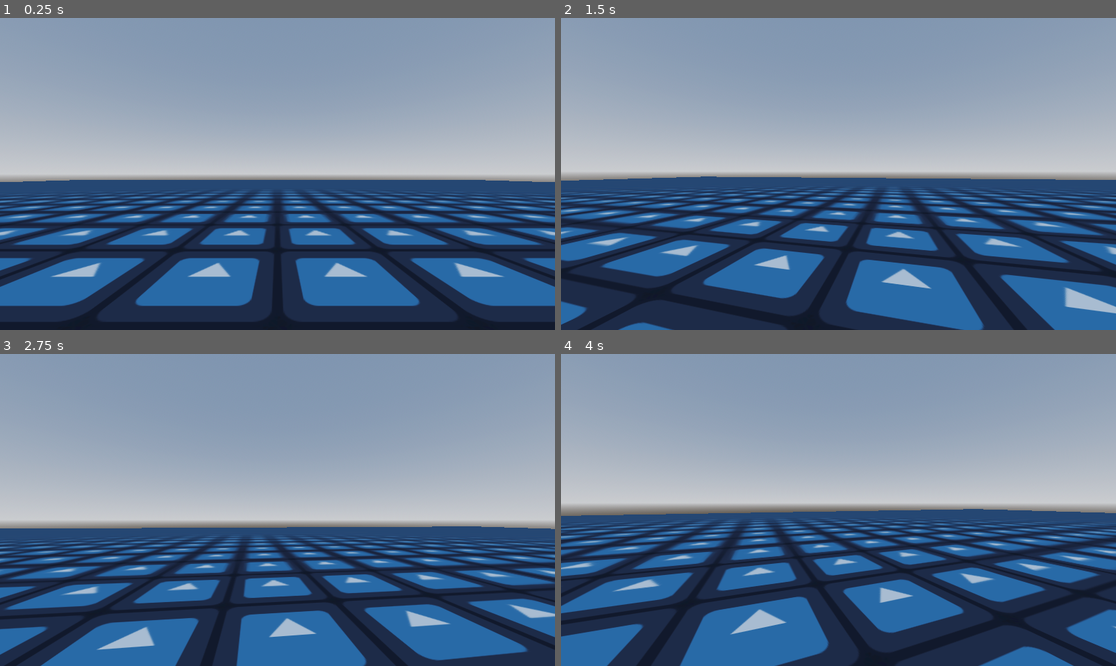
Above: before the commit, frames 1-4 (two rows, left to right).
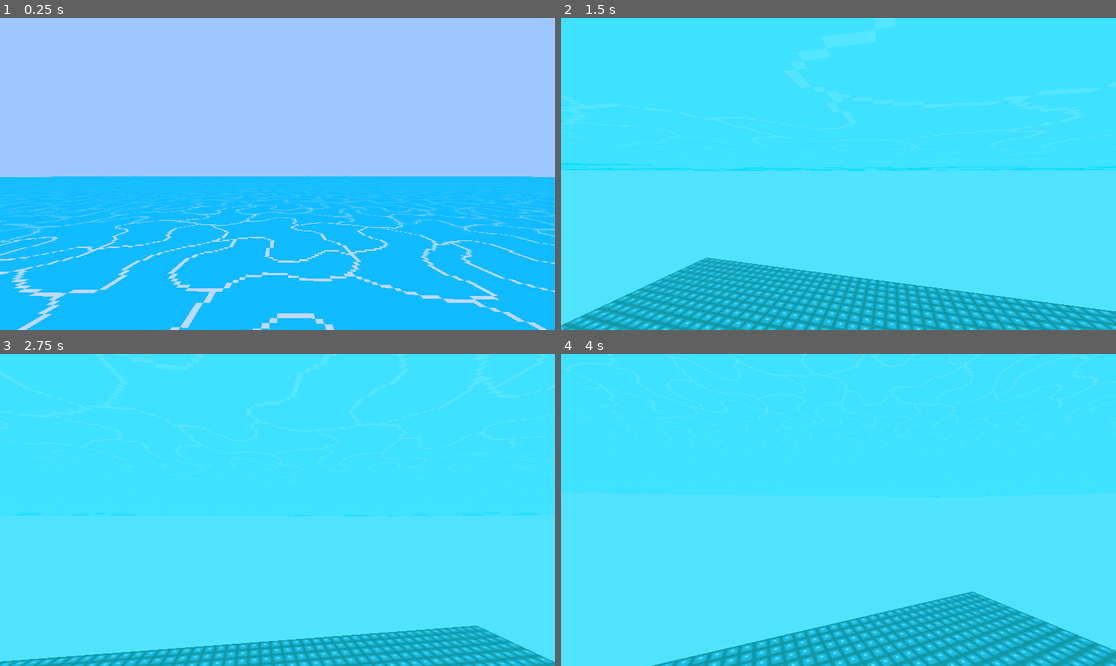
Above: after the commit, the same moments.

Repository: UglyDucklingGames/GameOff2025
Game: Godot game, scene res://scenes/main.tscn
Two runs of this game, one before a commit and one after it. Both use one fixed random seed, a clock stepped at 60 frames per second and the inputs below. The engine's default icon, where the game draws it, is replaced by a stand-in: a white triangle on a blue panel in a dark square.
Inputs (mouse positions are in pixels of both pictures, inside the frame that each line leads up to):
- Up to frame 1 (0.25 s): no input
- Up to frame 2 (1.5 s): move the mouse to (866, 174) at 0.52 s; hold W (move_forward) from 0.53 s (still down); move the mouse to (810, 174) at 1.27 s
- Up to frame 3 (2.75 s): keep holding W (move_forward); move the mouse to (288, 503) at 2.02 s
- Up to frame 4 (4 s): keep holding W (move_forward); move the mouse to (832, 516) at 2.77 s; move the mouse to (877, 513) at 3.52 s

The runs differ from the first frame. In frame 1, 100% of the frame differs, in the area x 0-100%, y 0-100%; in frame 2, 100%; in frame 3, 100%; in frame 4, 100%.

Commit message:
Sky and Water Surface Improvements
Added sky with future potential for day/night cycle.

Added water surface which can be breached.

Diff:
--- /dev/null
+++ b/effects/shaders/sky.gdshader
@@ -0,0 +1,8 @@
+shader_type sky;
+
+uniform sampler2D colour_gradient: source_color, filter_linear, repeat_disable;
+uniform float day_progress: hint_range(0.0, 1.0, 0.01) = 0.1;
+
+void sky() {
+	COLOR = texture(colour_gradient, vec2(day_progress, 0.0)).rgb;
+}
--- /dev/null
+++ b/effects/shaders/sky_material.tres
@@ -0,0 +1,15 @@
+[gd_resource type="ShaderMaterial" load_steps=4 format=3 uid="uid://lmb1emrrrrsu"]
+
+[ext_resource type="Shader" uid="uid://b2gagcurclva3" path="res://effects/shaders/sky.gdshader" id="1_8hsv0"]
+
+[sub_resource type="Gradient" id="Gradient_0wfyh"]
+offsets = PackedFloat32Array(0, 0.05691057, 0.25203252, 0.43495935, 0.49186993, 0.55284554, 0.93495935, 1)
+colors = PackedColorArray(1, 0.36078432, 0.88235295, 1, 0.62352943, 0.78039217, 1, 1, 0.62352943, 0.78039217, 1, 1, 0.62352943, 0.78039217, 1, 1, 1, 0.36078432, 0.88235295, 1, 0.14509805, 0.011764706, 0.43137255, 1, 0.14509805, 0.011764706, 0.43137255, 1, 1, 0.36078432, 0.88235295, 1)
+
+[sub_resource type="GradientTexture1D" id="GradientTexture1D_sugp2"]
+gradient = SubResource("Gradient_0wfyh")
+
+[resource]
+shader = ExtResource("1_8hsv0")
+shader_parameter/colour_gradient = SubResource("GradientTexture1D_sugp2")
+shader_parameter/day_progress = 0.1499999966472
--- /dev/null
+++ b/effects/shaders/water.gdshader
@@ -0,0 +1,24 @@
+shader_type spatial;
+render_mode specular_disabled, cull_disabled, diffuse_lambert, world_vertex_coords;
+
+uniform sampler2D tex: source_color, filter_nearest_mipmap;
+uniform vec2 uv_scale = vec2(1.0, 1.0);
+uniform float amplitude = 1.0;
+uniform float frequency = 1.0;
+uniform float scale = 1.0;
+
+void vertex() {
+	VERTEX.y = (sin(VERTEX.x*scale + TIME*frequency) + cos(VERTEX.z*scale + TIME*frequency)) * amplitude;
+}
+
+void fragment() {
+	if (FRONT_FACING)
+	{
+		ALPHA = 1.0;
+	}
+	else
+	{
+		ALPHA = 0.25;
+	}
+	ALBEDO = texture(tex, UV * uv_scale).rgb;
+}
--- a/objects/entities/player/player_controller.gd
+++ b/objects/entities/player/player_controller.gd
@@ -11,13 +11,18 @@
 const GRAVITY_WATER:float = -1.0
 const JUMP_FORCE:float = 5.0
 
+const HEIGHT:float = 1.75
+
 # Object references
 @onready var neck_h: Node3D = %NeckH
 @onready var neck_v: Node3D = %NeckV
+@onready var camera: Camera3D = %Camera
+@onready var water_overlay: ColorRect = %WaterOverlay
 
 var debug_mode:bool = false
 
-var in_water:bool = false
+var in_water:bool = true
+var head_in_water:bool = true
 var speed:float = BASE_SPEED
 
 
@@ -30,12 +35,28 @@
 func _physics_process(delta: float) -> void:
 	_process_input()
 
+	_calculate_in_water()
+
 	if in_water:
 		_move_water(delta)
 	else:
 		_move_land(delta)
 
 
+func _calculate_in_water() -> void:
+	var old_in_water:bool = in_water
+	in_water = global_position.y <= Water.WATER_HEIGHT - (HEIGHT*0.25)
+
+	# When leaving water
+	if old_in_water != in_water and !in_water and velocity.y > 0:
+		velocity.y = JUMP_FORCE*0.5
+
+	# Visuals
+	head_in_water = camera.global_position.y <= Water.WATER_HEIGHT
+	water_overlay.visible = head_in_water
+
+
+## Get WASD horizontal movement vector.
 func get_input_dir() -> Vector2:
 	return Input.get_vector(&"move_left", &"move_right", &"move_forward", &"move_backward")
 
@@ -100,10 +121,6 @@
 	if Input.is_action_just_pressed(&"ui_cancel"):
 		get_tree().quit()
 
-	# Toggle water/land movement
-	if Input.is_action_just_pressed(&"debug_modeswitch"):
-		in_water = !in_water
-
 
 func _unhandled_input(event: InputEvent) -> void:
 	if event is InputEventMouseMotion:
--- a/objects/entities/player/player_controller.tscn
+++ b/objects/entities/player/player_controller.tscn
@@ -20,3 +20,16 @@
 unique_name_in_owner = true
 
 [node name="Camera" type="Camera3D" parent="NeckH/NeckV"]
+unique_name_in_owner = true
+
+[node name="UI" type="CanvasLayer" parent="."]
+
+[node name="WaterOverlay" type="ColorRect" parent="UI"]
+unique_name_in_owner = true
+anchors_preset = 15
+anchor_right = 1.0
+anchor_bottom = 1.0
+grow_horizontal = 2
+grow_vertical = 2
+mouse_filter = 2
+color = Color(0, 1, 1, 0.49803922)
--- /dev/null
+++ b/objects/water/water.gd
@@ -0,0 +1,7 @@
+class_name Water extends Node3D
+
+const WATER_HEIGHT:float = 0.0
+@onready var water_mesh: MeshInstance3D = $WaterMesh
+
+func _ready() -> void:
+	water_mesh.global_position.y = WATER_HEIGHT # set water to correct height
--- /dev/null
+++ b/objects/water/water.tscn
@@ -0,0 +1,26 @@
+[gd_scene load_steps=6 format=3 uid="uid://deo4ylt01mlbv"]
+
+[ext_resource type="Script" uid="uid://cslsd81o1g4js" path="res://objects/water/water.gd" id="1_obgid"]
+[ext_resource type="Shader" uid="uid://bpb5cigyvofj1" path="res://effects/shaders/water.gdshader" id="1_oxqd1"]
+[ext_resource type="Texture2D" uid="uid://bdy1tmbnbcdbm" path="res://objects/water/water.png" id="3_mat55"]
+
+[sub_resource type="ShaderMaterial" id="ShaderMaterial_obgid"]
+render_priority = 0
+shader = ExtResource("1_oxqd1")
+shader_parameter/tex = ExtResource("3_mat55")
+shader_parameter/uv_scale = Vector2(50, 50)
+shader_parameter/amplitude = 0.1
+shader_parameter/frequency = 4.0
+shader_parameter/scale = 10.0
+
+[sub_resource type="PlaneMesh" id="PlaneMesh_cdibe"]
+size = Vector2(200, 200)
+subdivide_width = 32
+subdivide_depth = 32
+
+[node name="Water" type="Node3D"]
+script = ExtResource("1_obgid")
+
+[node name="WaterMesh" type="MeshInstance3D" parent="."]
+material_override = SubResource("ShaderMaterial_obgid")
+mesh = SubResource("PlaneMesh_cdibe")
--- a/project.godot
+++ b/project.godot
@@ -23,6 +23,34 @@
 gdscript/warnings/unsafe_method_access=1
 gdscript/warnings/unsafe_cast=1
 gdscript/warnings/unsafe_call_argument=1
+
+[importer_defaults]
+
+texture={
+"compress/channel_pack": 0,
+"compress/hdr_compression": 1,
+"compress/high_quality": false,
+"compress/lossy_quality": 0.7,
+"compress/mode": 0,
+"compress/normal_map": 0,
+"compress/rdo_quality_loss": 0.0,
+"compress/uastc_level": 0,
+"detect_3d/compress_to": 0,
+"mipmaps/generate": true,
+"mipmaps/limit": -1,
+"process/channel_remap/alpha": 3,
+"process/channel_remap/blue": 2,
+"process/channel_remap/green": 1,
+"process/channel_remap/red": 0,
+"process/fix_alpha_border": true,
+"process/hdr_as_srgb": false,
+"process/hdr_clamp_exposure": false,
+"process/normal_map_invert_y": false,
+"process/premult_alpha": false,
+"process/size_limit": 0,
+"roughness/mode": 0,
+"roughness/src_normal": ""
+}
 
 [input]
 
@@ -66,8 +94,7 @@
 "events": [Object(InputEventKey,"resource_local_to_scene":false,"resource_name":"","device":-1,"window_id":0,"alt_press …(192 unchanged characters)…
 ]
 }
-debug_modeswitch={
-"deadzone": 0.2,
-"events": [Object(InputEventMouseButton,"resource_local_to_scene":false,"resource_name":"","device":-1,"window_id":0,"alt_pressed":false,"shift_pressed":false,"ctrl_pressed":false,"meta_pressed":false,"button_mask":0,"position":Vector2(0, 0),"global_position":Vector2(0, 0),"factor":1.0,"button_index":2,"canceled":false,"pressed":false,"double_click":false,"script":null)
-]
-}
+
+[rendering]
+
+shading/overrides/force_lambert_over_burley=true
--- a/scenes/levels/test_level.tscn
+++ b/scenes/levels/test_level.tscn
@@ -1,7 +1,8 @@
-[gd_scene load_steps=6 format=3 uid="uid://bm5p6hcm2uox"]
+[gd_scene load_steps=7 format=3 uid="uid://bm5p6hcm2uox"]
 
 [ext_resource type="PackedScene" uid="uid://durgj0plulxl3" path="res://objects/entities/player/player_controller.tscn" id="1_jbqir"]
 [ext_resource type="Texture2D" uid="uid://bl0whf7c6raux" path="res://icon.svg" id="2_yautc"]
+[ext_resource type="PackedScene" uid="uid://deo4ylt01mlbv" path="res://objects/water/water.tscn" id="3_fr1um"]
 
 [sub_resource type="StandardMaterial3D" id="StandardMaterial3D_fr1um"]
 albedo_texture = ExtResource("2_yautc")
@@ -19,9 +20,12 @@
 [node name="PlayerController" parent="." instance=ExtResource("1_jbqir")]
 
 [node name="TestSurface" type="MeshInstance3D" parent="."]
+transform = Transform3D(1, 0, 0, 0, 1, 0, 0, 0, 1, 0, -25, 0)
 mesh = SubResource("PlaneMesh_v45ci")
 
 [node name="StaticBody3D" type="StaticBody3D" parent="TestSurface"]
 
 [node name="CollisionShape3D" type="CollisionShape3D" parent="TestSurface/StaticBody3D"]
 shape = SubResource("ConcavePolygonShape3D_48ne7")
+
+[node name="Water" parent="." instance=ExtResource("3_fr1um")]
--- a/scenes/main.tscn
+++ b/scenes/main.tscn
@@ -1,19 +1,21 @@
 [gd_scene load_steps=5 format=3 uid="uid://do0kiy2ppcitu"]
 
+[ext_resource type="Material" uid="uid://lmb1emrrrrsu" path="res://effects/shaders/sky_material.tres" id="1_0wfyh"]
 [ext_resource type="PackedScene" uid="uid://bm5p6hcm2uox" path="res://scenes/levels/test_level.tscn" id="1_o5qli"]
 
-[sub_resource type="ProceduralSkyMaterial" id="ProceduralSkyMaterial_o5qli"]
-sky_horizon_color = Color(0.66224277, 0.6717428, 0.6867428, 1)
-ground_horizon_color = Color(0.66224277, 0.6717428, 0.6867428, 1)
-
-[sub_resource type="Sky" id="Sky_0wfyh"]
-sky_material = SubResource("ProceduralSkyMaterial_o5qli")
+[sub_resource type="Sky" id="Sky_jyhfs"]
+sky_material = ExtResource("1_0wfyh")
 
 [sub_resource type="Environment" id="Environment_sugp2"]
 background_mode = 2
-sky = SubResource("Sky_0wfyh")
-tonemap_mode = 2
-glow_enabled = true
+background_color = Color(0.015016217, 0.4515561, 0.99999994, 1)
+sky = SubResource("Sky_jyhfs")
+ambient_light_source = 3
+ambient_light_color = Color(1, 1, 1, 1)
+ambient_light_sky_contribution = 0.75
+fog_light_color = Color(0, 0, 1, 1)
+fog_density = 0.1
+fog_sky_affect = 0.0
 
 [node name="Main" type="Node"]
 
Not shown, added: effects/shaders/sky.gdshader.uid
Not shown, added: effects/shaders/water.gdshader.uid
Not shown, added: objects/water/water.gd.uid
Binary file added: objects/water/water.png
Not shown, added: objects/water/water.png.import
